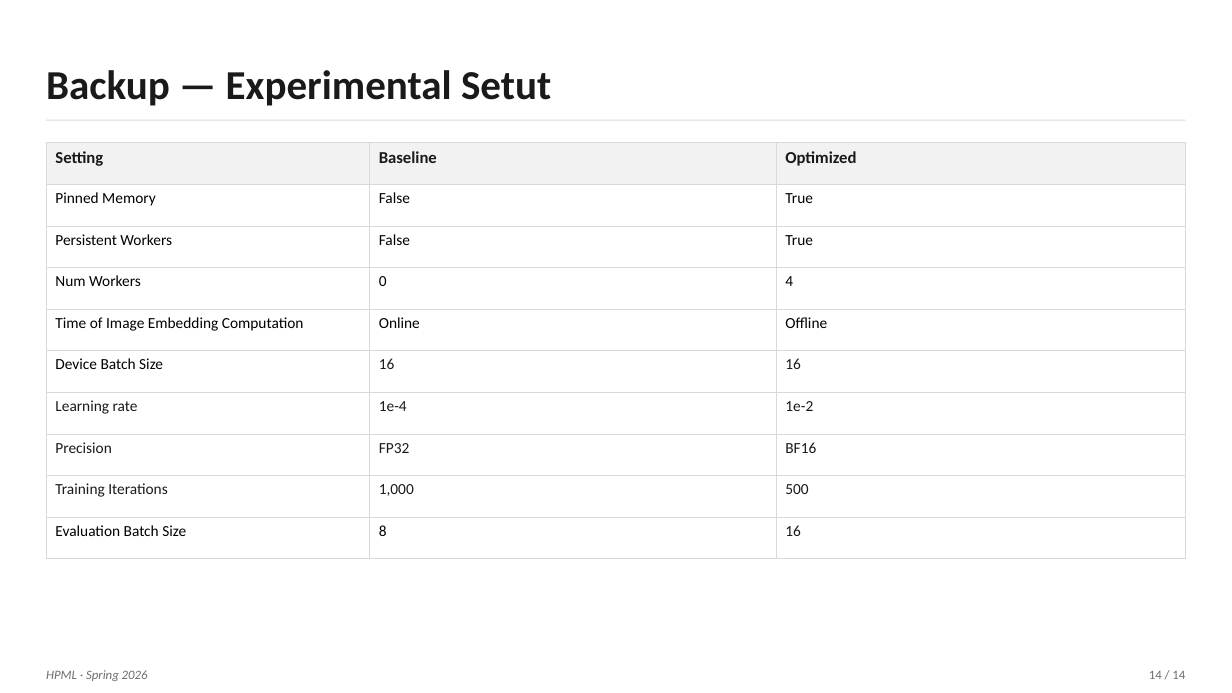
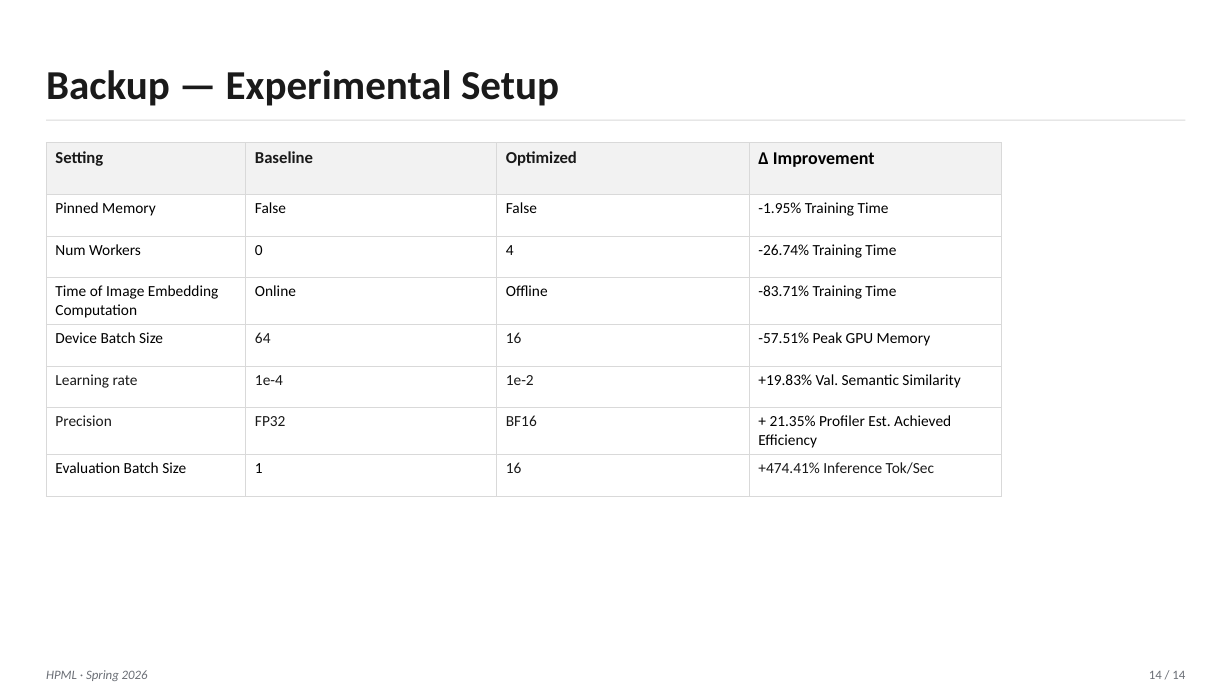
Before and after one commit to AlexanderSwartz/multimodal-nanochat, a slide deck: slide 15 of HPML_Final_Project_Presentation_as7629.pptx (slide 14 before the commit). Drawn at 1232x693 pixels with LibreOffice and Linux fonts; fonts in the diff are those of the drawing. Boxes give left, top, right and bottom in pixels: in the first picture for what was removed or moved away, otherwise in the second. Text is boxed around its words. In the diff, an @@ line names an element or a change of style, - is before the commit and + after.

Commit message:
added updated presentation slides

```diff
--- a/HPML_Final_Project_Presentation_as7629.pptx
+++ b/HPML_Final_Project_Presentation_as7629.pptx
@@ text at [46,70,559,106]: text changed @@
-Backup — Experimental Setut
+Backup — Experimental Setup
@@ table at [46,143,1002,494] @@
-Setting | Baseline | Optimized
-Pinned Memory | False | True
-Persistent Workers | False | True
-Num Workers | 0 | 4
-Time of Image Embedding Computation | Online | Offline
-Device Batch Size | 16 | 16
-Learning rate | 1e-4 | 1e-2
-Precision | FP32 | BF16
-Training Iterations | 1,000 | 500
-Evaluation Batch Size | 8 | 16
+Setting | Baseline | Optimized | Δ Improvement
+Pinned Memory | False | False | -1.95% Training Time
+Num Workers | 0 | 4 | -26.74% Training Time
+Time of Image Embedding Computation | Online | Offline | -83.71% Training Time
+Device Batch Size | 64 | 16 | -57.51% Peak GPU Memory
+Learning rate | 1e-4 | 1e-2 | +19.83% Val. Semantic Similarity
+Precision | FP32 | BF16 | + 21.35% Profiler Est. Achieved Efficiency
+Evaluation Batch Size | 1 | 16 | +474.41% Inference Tok/Sec
@@ table: place and size @@
-table at [46,143,1186,559]
+table at [46,143,1002,494]
```
Also in this commit, not shown: 4 other slides changed, 1 slide added, 2 slides removed.
